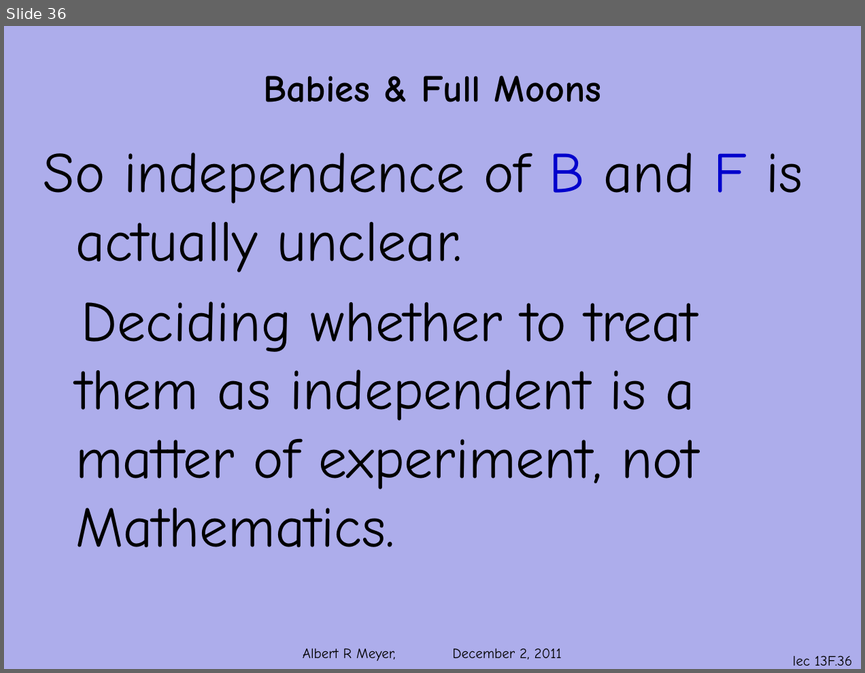
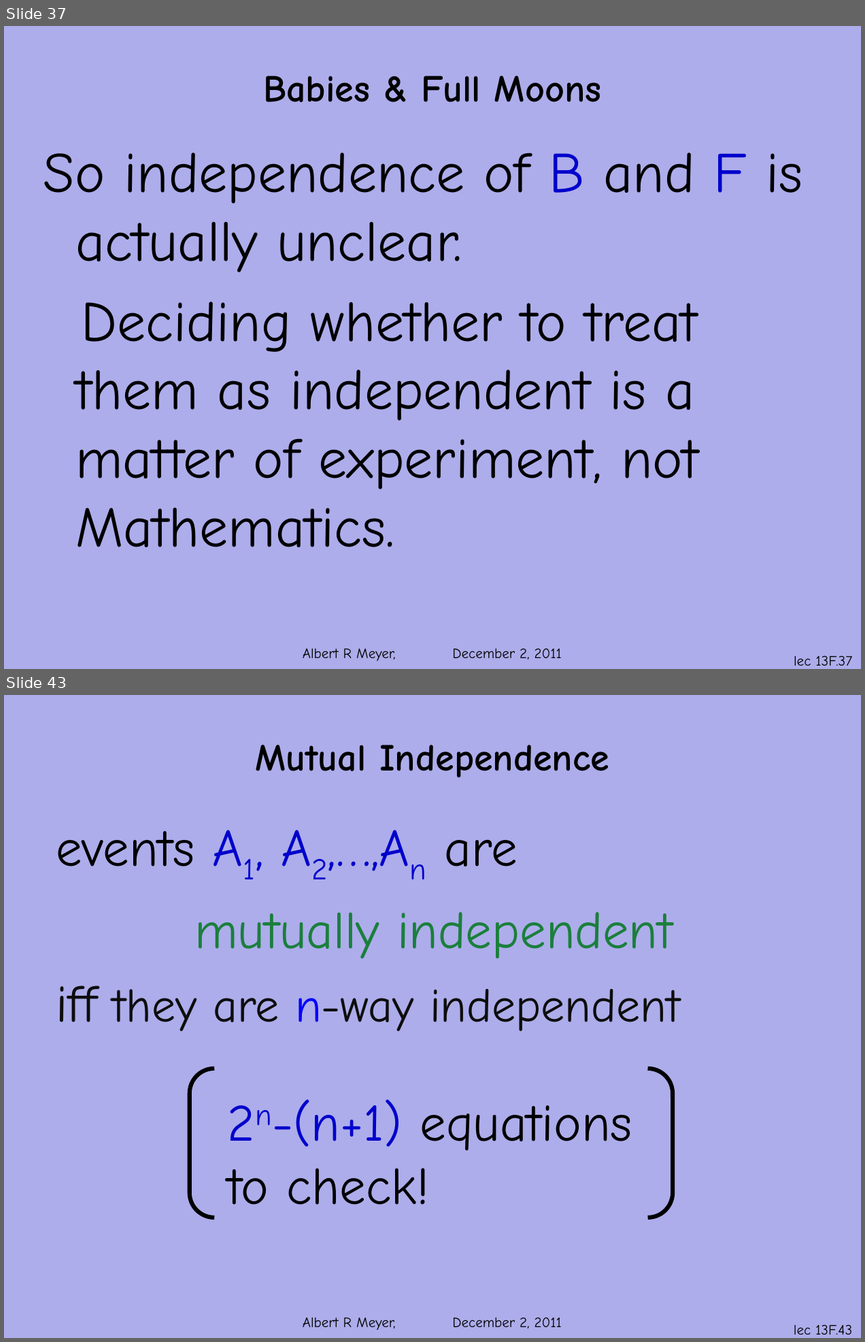
Before and after one commit to armeyer/mcs_web, a slide deck: fall11/slidesF11/slides13f.pptx. Shown one above the other, each under a label of ours: slide 36 before the commit, slides 37 and 43 after it; the slides between them are not shown. The pictures are 865x673 and 865x1342 pixels, drawn with LibreOffice and Linux fonts; fonts in the diff are those of the drawing; background and template pictures are left out. Boxes give left, top, right and bottom in pixels: in the first picture for what was removed or moved away, otherwise in the second. Text is boxed around its words. In the diff, an @@ line names an element or a change of style, - is before the commit and + after.

```diff
--- a/fall11/slidesF11/slides13f.pptx
+++ b/fall11/slidesF11/slides13f.pptx
@@ slide 43 added at (4, 695, 861, 1338), background #ADADEB; not listed: 1 template element that a slide beside it also shows @@
@@ title added at (255, 745, 609, 778), 32 pt, text #000000, bold @@
+Mutual Independence
@@ text added at (56, 831, 680, 1031), 44 pt, text #0D0D0D @@
+events A1, A2,…,An are
+mutually independent
+iff they are n-way independent
@@ bracket pair added at (189, 1068, 672, 1218), outline #000000 3.5 pt @@
@@ text added at (228, 1099, 632, 1204), 44 pt, text #000000 @@
+2n-(n+1) equations
+to check!
@@ page number added at (793, 1324, 852, 1334), 12 pt, text #000000 @@
+lec 13F.43
@@ what was slide 36 is now slide 37 @@
@@ page number at (793, 655, 852, 665): text changed @@
-lec 13F.36
+lec 13F.37
```
Also in this commit, not shown: 7 slides changed, 5 other slides added, 5 other files.
